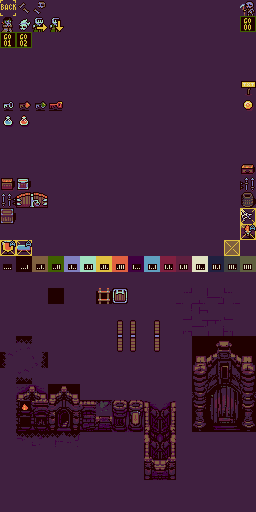
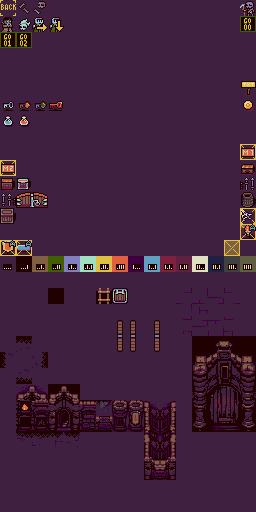
Revision of a layered 256x512 image; what changed, layer by layer:
added group "messages" with 2 layers in group "tileData" over [0, 144, 256, 176]
added layer "message 2" in group "messages" over [0, 160, 16, 176]
added layer "message 1" in group "messages" over [240, 144, 256, 160]
